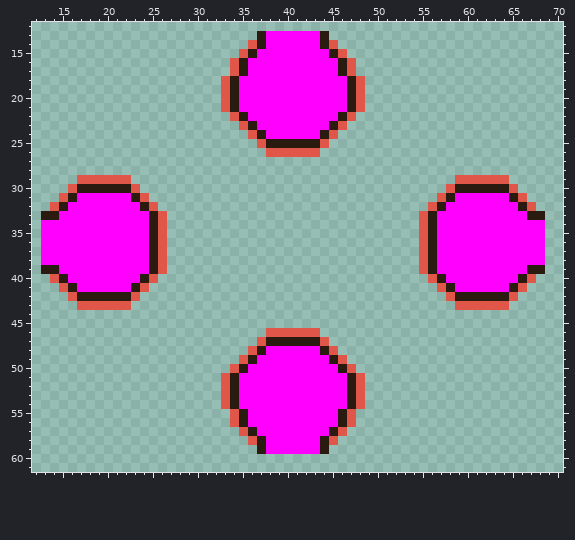
Edited in one commit: pixel-art file (aseprite-source/pfight/v47/strip/sock-strip-body-hole.aseprite). Above: the version before the commit.
82x73 pixels, 1 frame. Shown: x 12..70, y 12..61.
And afterwards:
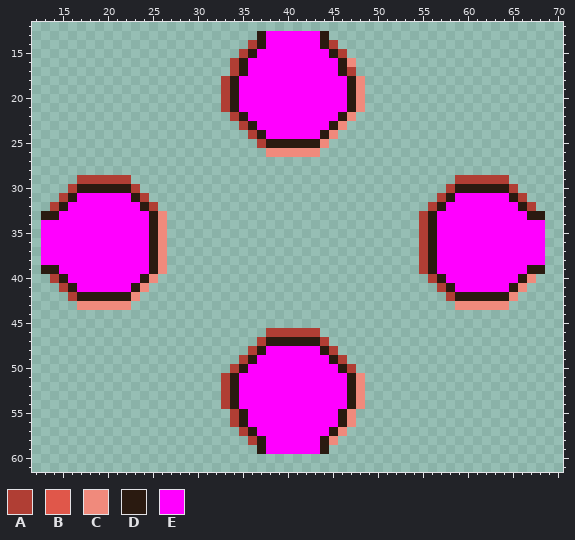
Palette (. is transparent): A #b03e34  B #e0574a  C #f08a7c  D #2a1a10  E #ff00ff
What changed:
y 14: x 36 B -> A; x 45 B -> A
y 15: x 35 B -> A; x 46 B -> A
y 16: x 34 B -> A; x 47 B -> C
y 17: x 34 B -> A; x 47 B -> A
y 18..21: x 33 B -> A; x 48 B -> C
y 22: x 34 B -> A; x 47 B -> C
y 23: x 35 B -> A; x 46 B -> C
y 24: x 36 B -> A; x 45 B -> C
y 25: x 37 B -> A; x 44 B -> C
y 26: x 38..43 BBBBBB -> CCCCCC
y 29: x 17..22 BBBBBB -> AAAAAA; x 59..64 BBBBBB -> AAAAAA
y 30: x 16 B -> A; x 23 B -> A; x 58 B -> A; x 65 B -> A
y 31: x 15 B -> A; x 24 B -> A; x 57 B -> A; x 66 B -> A
y 32: x 14 B -> A; x 25 B -> A; x 56 B -> A; x 67 B -> A
y 33..39: x 26 B -> C; x 55 B -> A
y 40: x 14 B -> A; x 25 B -> C; x 56 B -> A; x 67 B -> C
y 41: x 15 B -> A; x 24 B -> C; x 57 B -> A; x 66 B -> C
y 42: x 16 B -> A; x 23 B -> C; x 58 B -> A; x 65 B -> C
y 43: x 17..22 BBBBBB -> CCCCCC; x 59..64 BBBBBB -> CCCCCC
y 46: x 38..43 BBBBBB -> AAAAAA
y 47: x 37 B -> A; x 44 B -> A
y 48: x 36 B -> A; x 45 B -> A
y 49: x 35 B -> A; x 46 B -> A
y 50: x 34 B -> A; x 47 B -> A
y 51..54: x 33 B -> A; x 48 B -> C
y 55..56: x 34 B -> A; x 47 B -> C
y 57: x 35 B -> A; x 46 B -> C
y 58: x 36 B -> A; x 45 B -> C
Changed places in both pictures, as pixel boxes (x1, y1, x2, y2):
changed: (221, 40, 365, 157)
changed: (50, 175, 167, 310)
changed: (419, 175, 536, 310)
changed: (221, 328, 365, 445)
